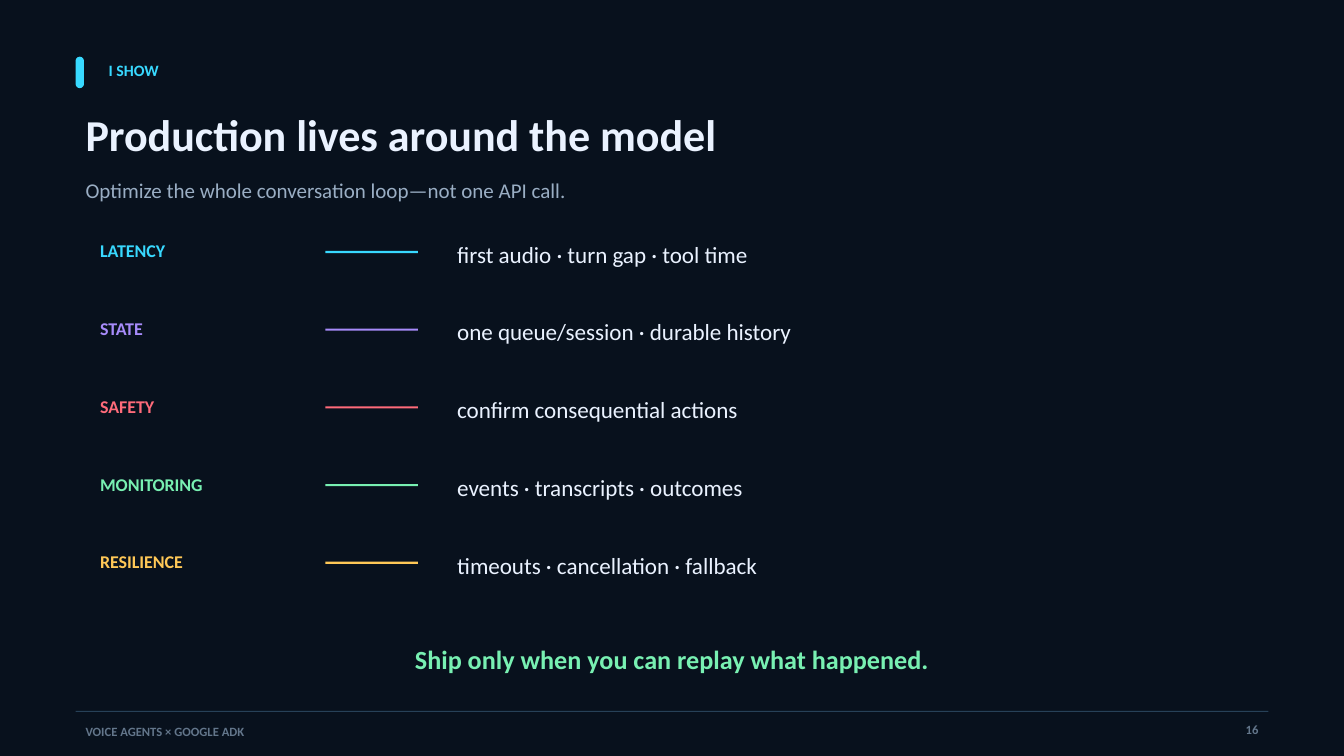
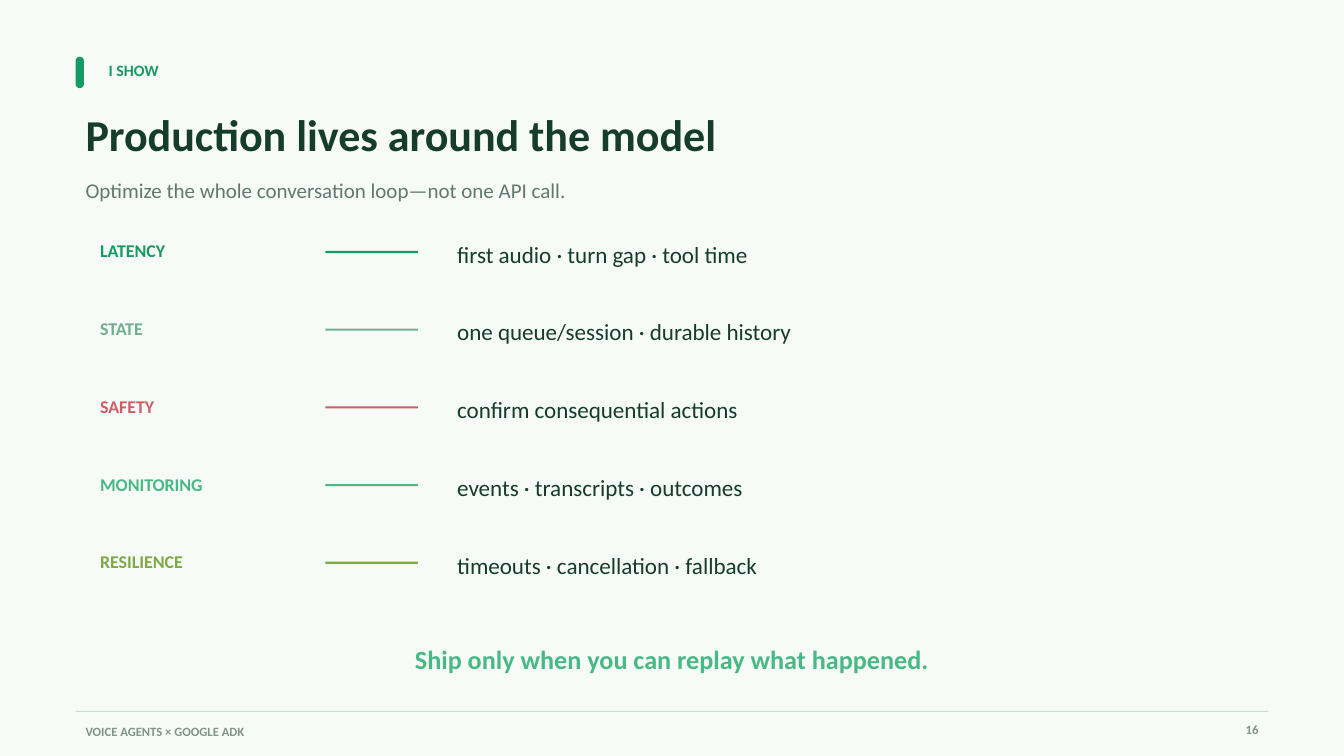
Before and after one commit to aswincsekar/adk-voice-workshop, a slide deck: slide 16 of slides/google-adk-voice-agents-workshop.pptx. Drawn at 1344x756 pixels with LibreOffice and Linux fonts; fonts in the diff are those of the drawing. Boxes give left, top, right and bottom in pixels: in the first picture for what was removed or moved away, otherwise in the second. Text is boxed around its words. In the diff, an @@ line names an element or a change of style, - is before the commit and + after.

Commit message:
Restyle workshop deck with light green theme

```diff
--- a/slides/google-adk-voice-agents-workshop.pptx
+++ b/slides/google-adk-voice-agents-workshop.pptx
@@ background #08111D to #F7FBF8 @@
@@ rounded rectangle at <box>76,56,84,88</box>: fill #38D9FF to #159A64 @@
@@ text "I SHOW" at <box>109,65,158,76</box>: text colour #38D9FF to #159A64 @@
@@ text "Optimize the whole conversation loop—not ..." at <box>86,183,566,202</box>: text colour #9AAEC4 to #61786E @@
@@ text "LATENCY" at <box>100,245,165,257</box>: text colour #38D9FF to #159A64 @@
@@ rectangle at <box>326,251,418,253</box>: fill #38D9FF to #159A64 @@
@@ text "STATE" at <box>100,323,143,335</box>: text colour #A78BFA to #6FAF8D @@
@@ rectangle at <box>326,329,418,331</box>: fill #A78BFA to #6FAF8D @@
@@ text "SAFETY" at <box>100,401,154,413</box>: text colour #FF6B7A to #D05B65 @@
@@ rectangle at <box>326,406,418,408</box>: fill #FF6B7A to #D05B65 @@
@@ text "MONITORING" at <box>100,479,202,491</box>: text colour #78F0B2 to #48B985 @@
@@ rectangle at <box>326,484,418,486</box>: fill #78F0B2 to #48B985 @@
@@ text "RESILIENCE" at <box>100,556,183,568</box>: text colour #FFC857 to #7FA847 @@
@@ rectangle at <box>326,562,418,564</box>: fill #FFC857 to #7FA847 @@
@@ text colour #EAF2FF to #163C2C in 6 elements at <box>86,120,716,152</box>, <box>457,247,748,267</box>, <box>457,324,791,344</box>, <box>457,402,738,422</box>, <box>457,480,742,500</box>, <box>457,558,757,574</box> @@
@@ text "Ship only when you can ..." at <box>415,650,929,673</box>: text colour #78F0B2 to #48B985 @@
@@ rectangle at <box>76,711,1268,712</box>: fill #274158 to #C9DED2 @@
@@ text "16" at <box>1246,725,1259,734</box>: text colour #63768B to #7F9389 @@
@@ text "VOICE AGENTS × GOOGLE ADK" at <box>86,728,245,736</box>: text colour #63768B to #7F9389 @@
```
Also in this commit, not shown: 17 other slides changed.
